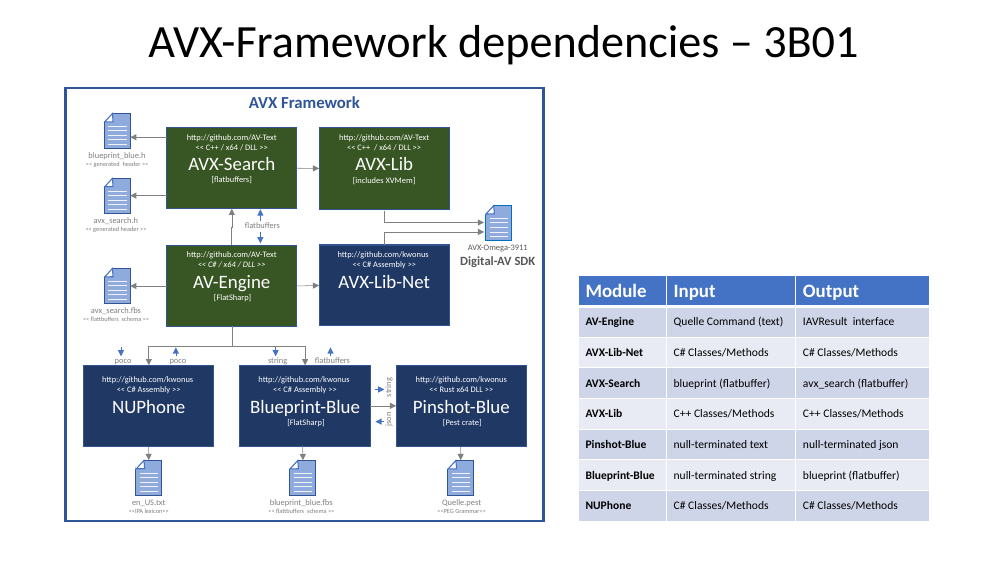
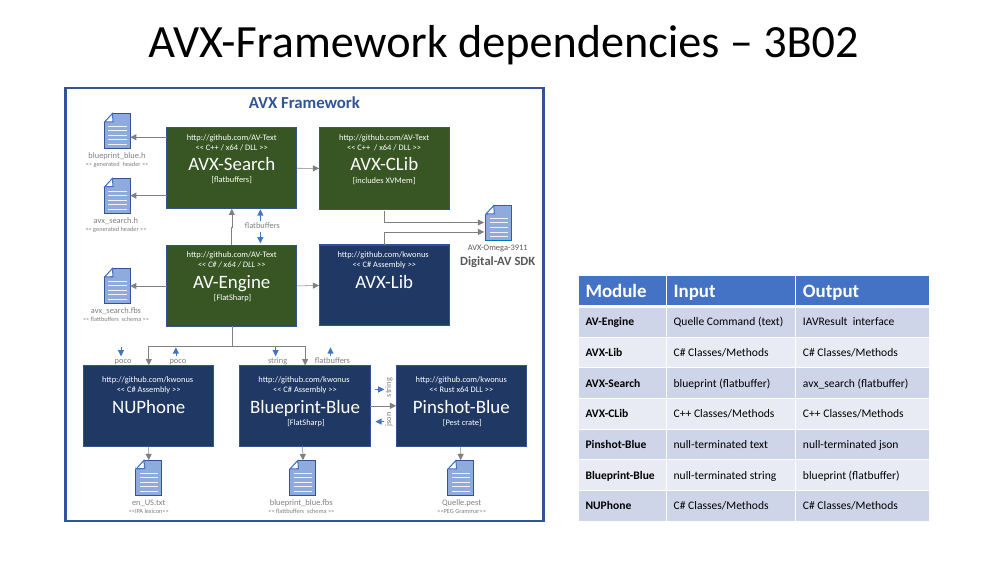
Before and after one commit to AV-Text/AVX, a slide deck: slide 2 of AVXSearch/AVX-Framework.pptx. Drawn at 1008x567 pixels with LibreOffice and Linux fonts; fonts in the diff are those of the drawing. Boxes give left, top, right and bottom in pixels: in the first picture for what was removed or moved away, otherwise in the second. Text is boxed around its words. In the diff, an @@ line names an element or a change of style, - is before the commit and + after.

```diff
--- a/AVXSearch/AVX-Framework.pptx
+++ b/AVXSearch/AVX-Framework.pptx
@@ title at [148, 25, 858, 65]: text changed @@
-AVX-Framework dependencies – 3B01
+AVX-Framework dependencies – 3B02
@@ text in rectangle at [350, 157, 418, 170]: text changed @@
-AVX-Lib
+AVX-CLib
@@ text in rectangle at [355, 275, 413, 288]: text changed @@
-AVX-Lib-Net
+AVX-Lib
@@ table at [578, 276, 930, 521] @@
-row 3, column 1: AVX-Lib-Net
+row 3, column 1: AVX-Lib
-row 5, column 1: AVX-Lib
+row 5, column 1: AVX-CLib
```
Also in this commit, not shown: 3 other slides changed, 4 other files.
